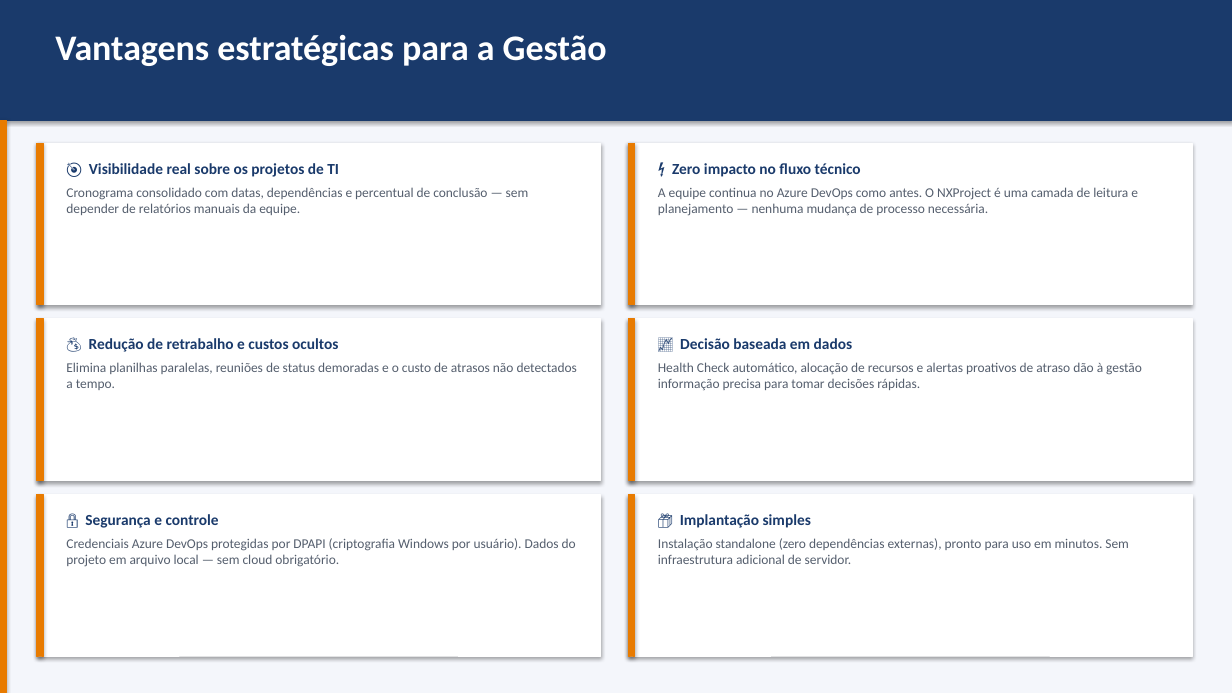
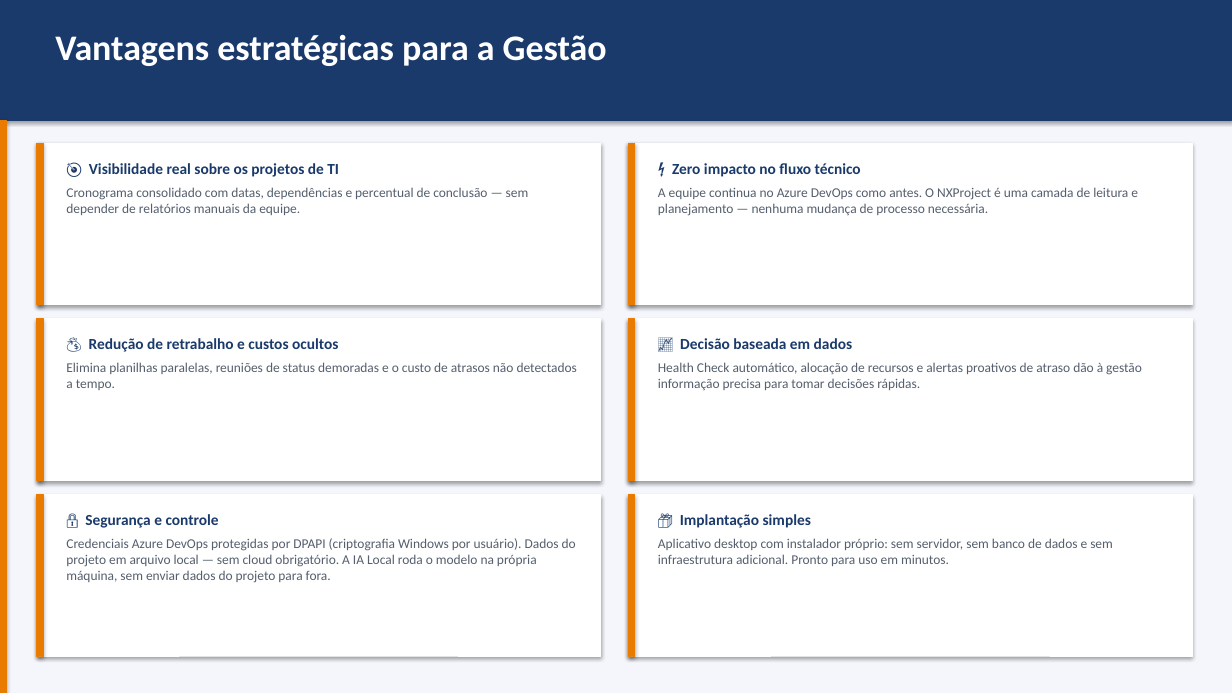
Before and after one commit to carmonexus/NXProject, a slide deck: slide 6 of NXProject_Gestao_Inteligente_DevOps.pptx (slide 5 before the commit). Drawn at 1232x693 pixels with LibreOffice and Linux fonts; fonts in the diff are those of the drawing. Boxes give left, top, right and bottom in pixels: in the first picture for what was removed or moved away, otherwise in the second. Text is boxed around its words. In the diff, an @@ line names an element or a change of style, - is before the commit and + after.

```diff
--- a/NXProject_Gestao_Inteligente_DevOps.pptx
+++ b/NXProject_Gestao_Inteligente_DevOps.pptx
@@ text at bbox=[66, 538, 576, 583]: text changed @@
-Credenciais Azure DevOps protegidas por DPAPI (criptografia Windows por usuário). Dados do projeto em arquivo local — sem cloud obrigatório.
+Credenciais Azure DevOps protegidas por DPAPI (criptografia Windows por usuário). Dados do projeto em arquivo local — sem cloud obrigatório. A IA Local roda o modelo na própria máquina, sem enviar dados do projeto para fora.
@@ text at bbox=[658, 538, 1113, 566]: text changed @@
-Instalação standalone (zero dependências externas), pronto para uso em minutos. Sem infraestrutura adicional de servidor.
+Aplicativo desktop com instalador próprio: sem servidor, sem banco de dados e sem infraestrutura adicional. Pronto para uso em minutos.
```
Also in this commit, not shown: 3 other slides changed, 1 slide added, 7 other files.
